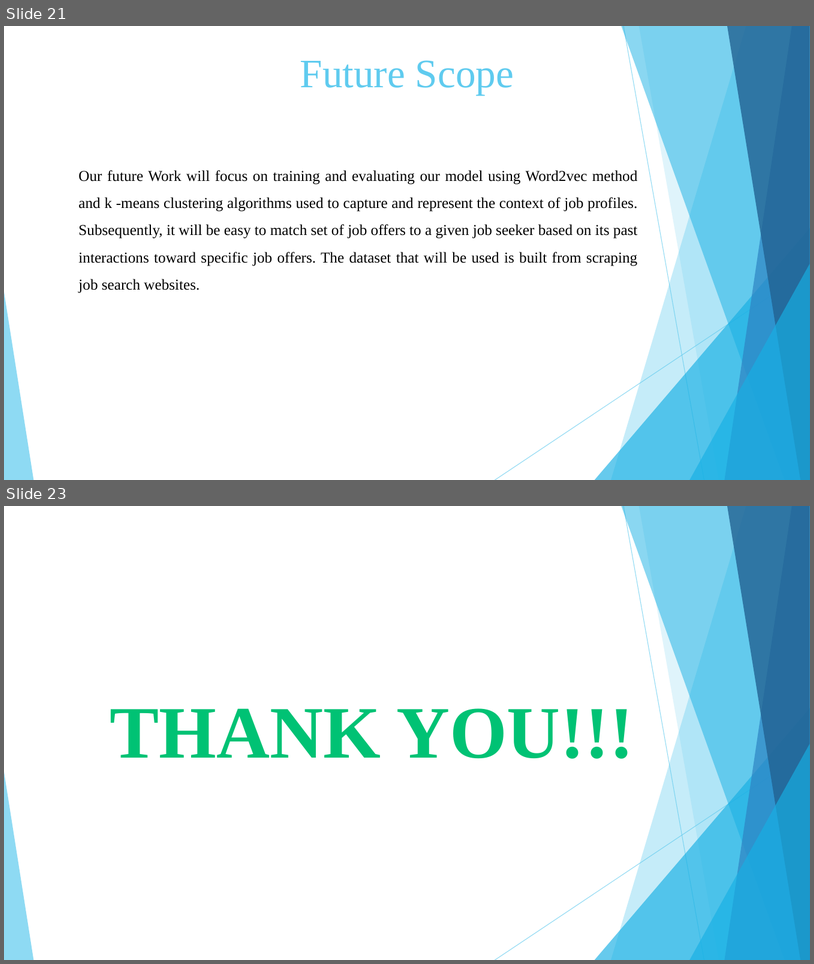
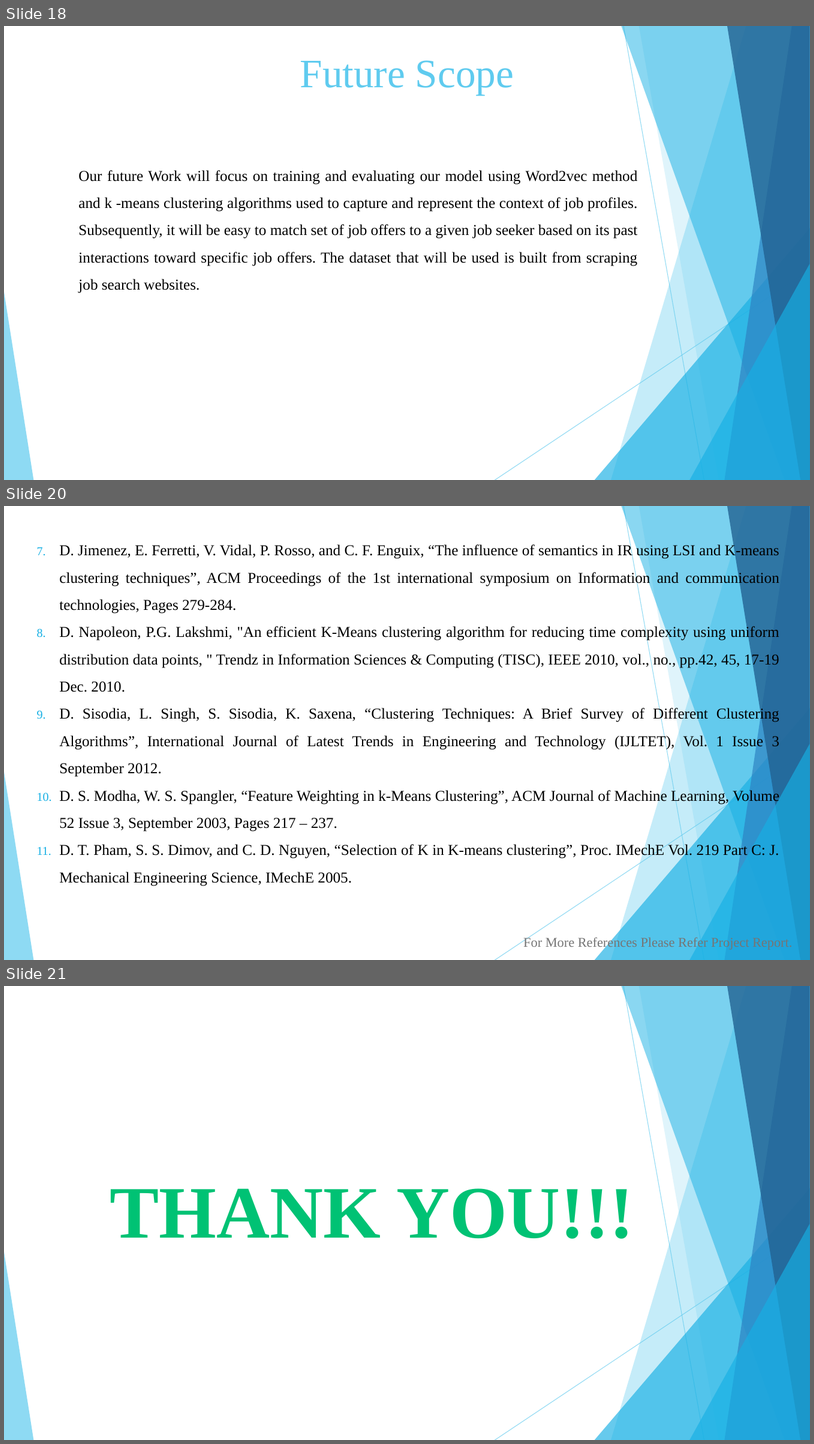
Before and after one commit to Vaibhav-Dharmik/project_reports_final_yr, a slide deck: final_submission_ppt.pptx. Shown one above the other, each under a label of ours: slides 21 and 23 before the commit, slides 18, 20 and 21 after it; the slides between them are not shown. The pictures are 814x964 and 814x1444 pixels, drawn with LibreOffice and Linux fonts; fonts in the diff are those of the drawing. Boxes give left, top, right and bottom in pixels: in the first picture for what was removed or moved away, otherwise in the second. Text is boxed around its words. In the diff, an @@ line names an element or a change of style, - is before the commit and + after.

```diff
--- a/final_submission_ppt.pptx
+++ b/final_submission_ppt.pptx
@@ slide 20 added at [4, 506, 810, 960], background #FFFFFF; not listed: 10 template elements that a slide beside it also shows @@
@@ text added at [59, 543, 780, 886], 18 pt, text #000000 @@
+7. D. Jimenez, E. Ferretti, V. Vidal, P. Rosso, and C. F. Enguix, “The influence of semantics in IR using LSI and K-means clustering techniques”, ACM Proceedings of the 1st international symposium on Information and communication technologies, Pages 279-284.
+8. D. Napoleon, P.G. Lakshmi, "An efficient K-Means clustering algorithm for reducing time complexity using uniform distribution data points, " Trendz in Information Sciences & Computing (TISC), IEEE 2010, vol., no., pp.42, 45, 17-19 Dec. 2010.
+9. D. Sisodia, L. Singh, S. Sisodia, K. Saxena, “Clustering Techniques: A Brief Survey of Different Clustering Algorithms”, International Journal of Latest Trends in Engineering and Technology (IJLTET), Vol. 1 Issue 3 September 2012.
+10. D. S. Modha, W. S. Spangler, “Feature Weighting in k-Means Clustering”, ACM Journal of Machine Learning, Volume 52 Issue 3, September 2003, Pages 217 – 237.
+11. D. T. Pham, S. S. Dimov, and C. D. Nguyen, “Selection of K in K-means clustering”, Proc. IMechE Vol. 219 Part C: J. Mechanical Engineering Science, IMechE 2005.
@@ text added at [524, 936, 749, 949], 16 pt, text #767676 @@
+For More References Please Refer Project Report.
@@ what was slide 21 is now slide 18 @@
@@ what was slide 23 is now slide 21 @@
```
Also in this commit, not shown: 1 other slide added, 4 slides removed, 3 other files.
